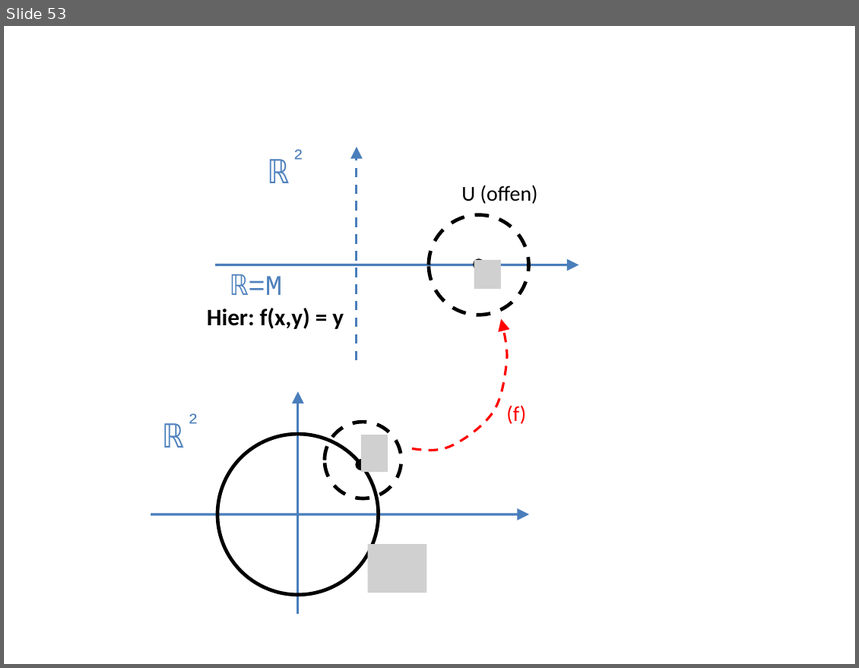
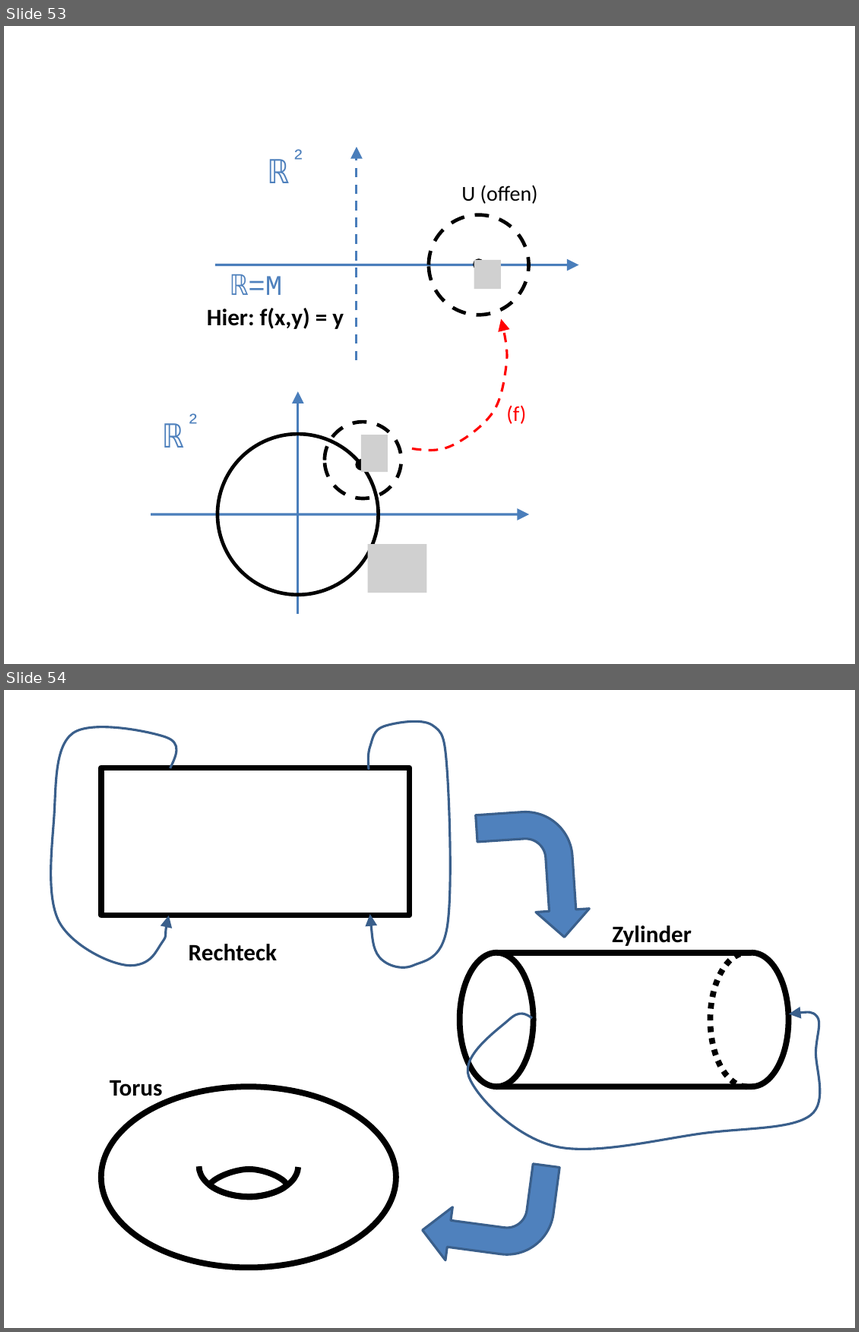
Before and after one commit to lutteropp/GeoTopo, a slide deck: images/Bilder.pptx. Shown one above the other, each under a label of ours: slide 53 before the commit, slides 53 and 54 after it. The pictures are 859x668 and 859x1332 pixels, drawn with LibreOffice and Linux fonts; fonts in the diff are those of the drawing; grey boxes stand for pictures. Boxes give left, top, right and bottom in pixels: in the first picture for what was removed or moved away, otherwise in the second. Text is boxed around its words. In the diff, an @@ line names an element or a change of style, - is before the commit and + after.

```diff
--- a/images/Bilder.pptx
+++ b/images/Bilder.pptx
@@ slide 54 added at <box>4,690,855,1328</box>, background #FFFFFF @@
@@ freeform shape added at <box>51,726,177,966</box>, outline #3A5F8C 2 pt @@
@@ freeform shape added at <box>368,721,450,967</box>, outline #3A5F8C 2 pt @@
@@ rectangle added at <box>101,768,409,916</box>, outline #000000 5 pt @@
@@ bent arrow added at <box>476,809,591,943</box>, fill #4F81BD, outline #3A5F8C 2 pt @@
@@ text added at <box>612,926,692,946</box>, 20 pt, text #000000, bold @@
+Zylinder
@@ text added at <box>189,944,277,961</box>, 20 pt, text #000000, bold @@
+Rechteck
@@ ellipse added at <box>459,953,534,1087</box>, outline #000000 5 pt @@
@@ line added from (496, 953) to (752, 953), #000000 5 pt @@
@@ arc (boxed as its full ellipse) added at <box>711,953,785,1087</box>, outline #000000 5 pt dashed @@
@@ arc (boxed as its full ellipse) added at <box>715,953,789,1087</box>, outline #000000 5 pt @@
@@ freeform shape added at <box>468,1012,820,1150</box>, outline #3A5F8C 2 pt @@
@@ ellipse added at <box>101,1087,395,1268</box>, outline #000000 5 pt @@
@@ text added at <box>110,1080,163,1102</box>, 20 pt, text #000000, bold @@
+Torus
@@ line added from (496, 1087) to (751, 1087), #000000 5 pt @@
@@ arc (boxed as its full ellipse) added at <box>199,1136,299,1196</box>, outline #000000 5 pt @@
@@ bent arrow added at <box>419,1151,560,1274</box>, fill #4F81BD, outline #3A5F8C 2 pt @@
@@ freeform shape added at <box>209,1170,287,1198</box>, outline #000000 5 pt @@
```
Also in this commit, not shown: 7 other slides added, 2 slides removed, 19 other files.
